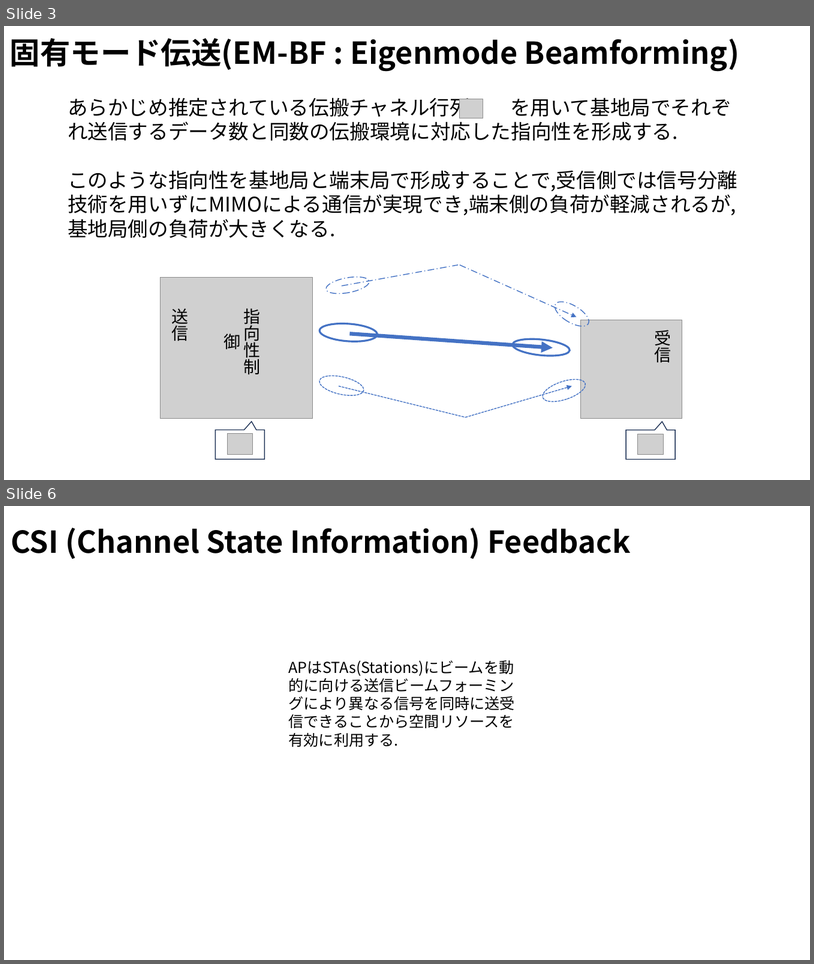
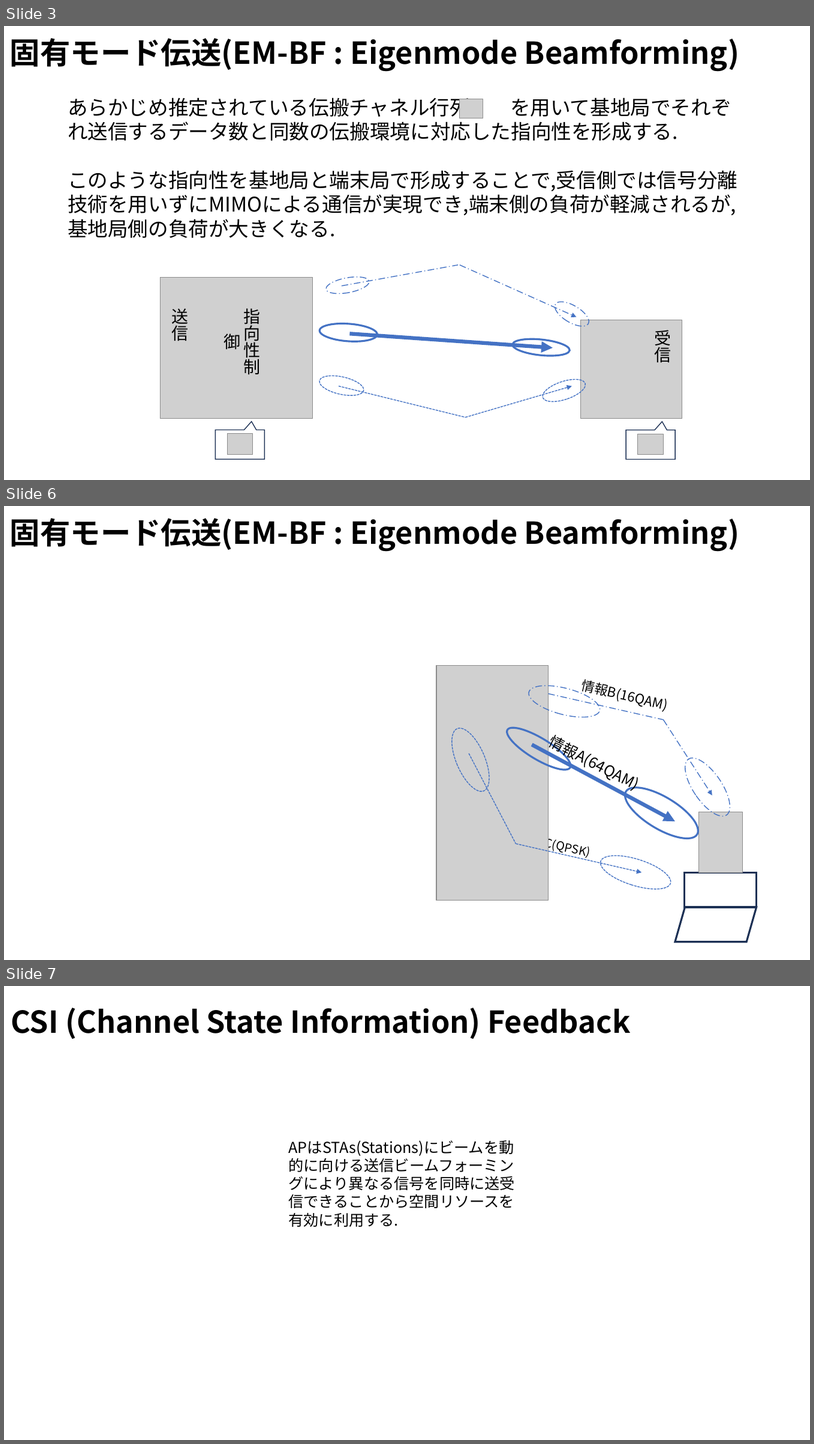
Before and after one commit to ryoww/seminar, a slide deck: MIMO/MU-MIMO.pptx. Shown one above the other, each under a label of ours: slides 3 and 6 before the commit, slides 3, 6 and 7 after it; the slides between them are not shown. The pictures are 814x964 and 814x1444 pixels, drawn with LibreOffice and Linux fonts; fonts in the diff are those of the drawing; grey boxes stand for pictures. Boxes give left, top, right and bottom in pixels: in the first picture for what was removed or moved away, otherwise in the second. Text is boxed around its words. In the diff, an @@ line names an element or a change of style, - is before the commit and + after.

```diff
--- a/MIMO/MU-MIMO.pptx
+++ b/MIMO/MU-MIMO.pptx
@@ slide 6 added at [4,506,810,960], background #FFFFFF @@
@@ text added at [10,518,740,552], 36 pt, text #000000, bold @@
+固有モード伝送(EM-BF : Eigenmode Beamforming)
@@ text added at [581,679,615,699], 16 pt, text #000000 @@
+情報B(16QAM)
@@ text added at [548,730,595,769], 18 pt, text #000000 @@
+情報A(64QAM)
@@ text added at [521,834,585,857], 14 pt, text #000000 @@
+情報C(QPSK)
@@ group added at [437,666,757,942]: 6 ellipses, 3 arrows, 2 pictures, 2 lines, 1 rectangle, 1 parallelogram @@
@@ what was slide 6 is now slide 7 @@
```
Also in this commit, not shown: 1 slide changed, 2 other slides added, 2 slides removed, 3 other files.
